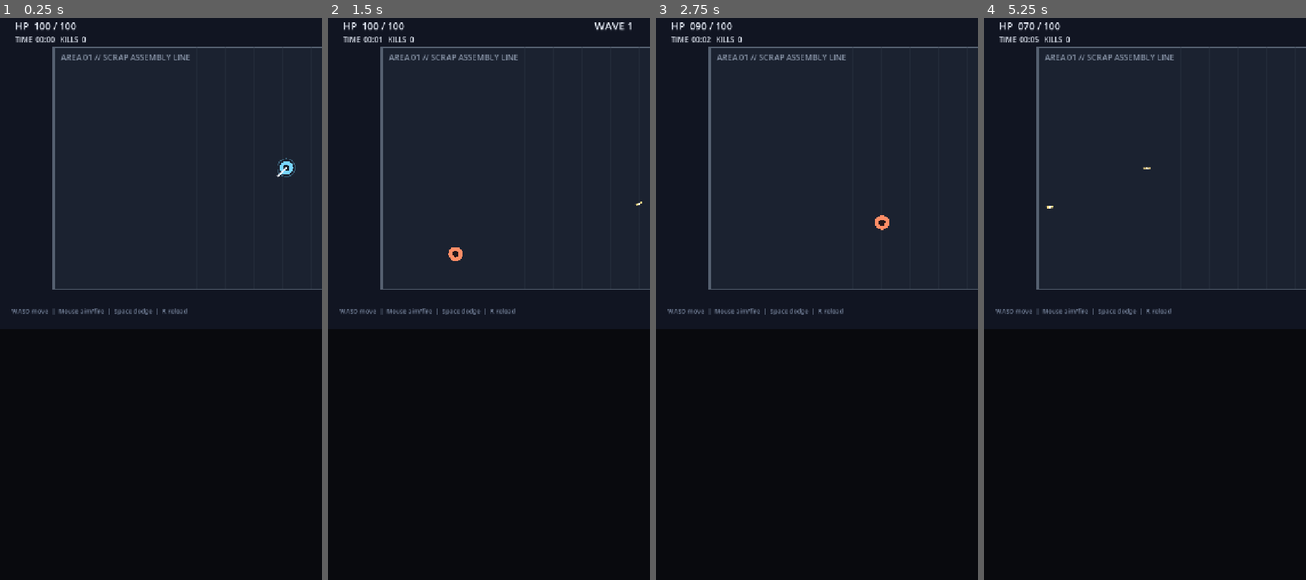
Above: before the commit, frames 1-4 (left to right).
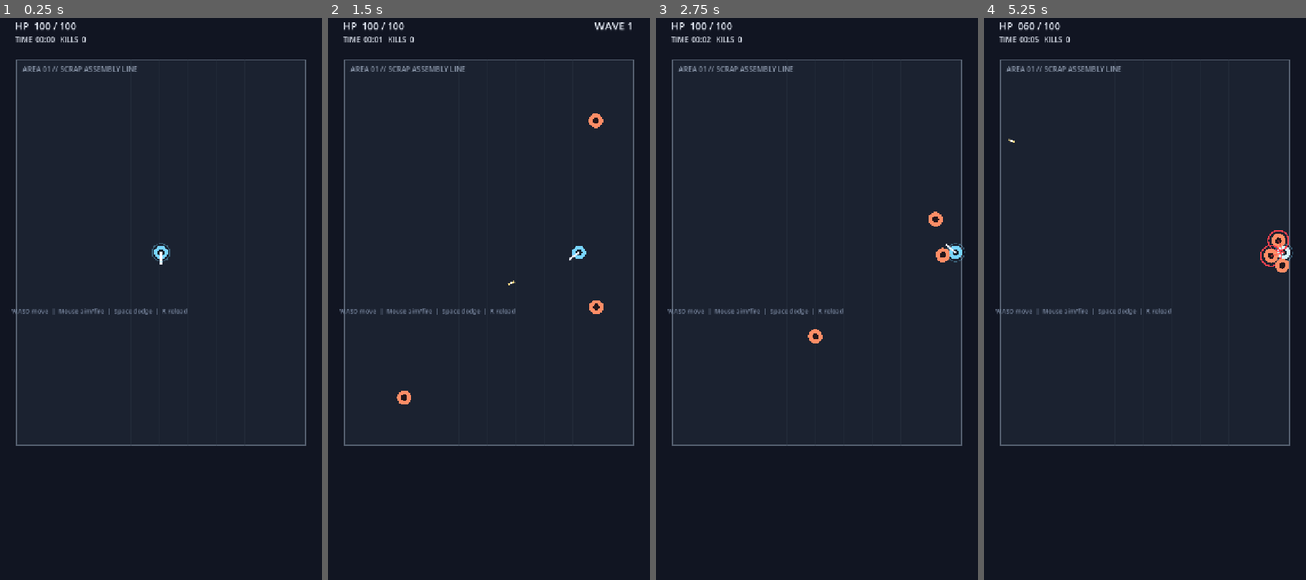
Above: after the commit, the same moments.

Repository: donly987647-max/Topdown-roguelite
Game: Godot game, scene res://scenes/main.tscn
The game is run twice, just before and just after one commit, with the same random seed, the same clock (stepped at 60 frames per second) and the same inputs.
Inputs (mouse positions are in pixels of both pictures, inside the frame that each line leads up to):
- Up to frame 1 (0.25 s): no input
- Up to frame 2 (1.5 s): tap Enter at 0.5 s; move the mouse to (559, 265) at 0.52 s; hold D 0.53-1.25 s; tap R at 0.6 s; click (559, 265) at 0.67 s; tap Space at 0.77 s; drag from (424, 321) to (472, 405) at 1.27 s
- Up to frame 3 (2.75 s): move the mouse to (849, 169) at 2.02 s; hold D from 2.03 s (still down); tap R at 2.1 s
- Up to frame 4 (5.25 s): release D at 2.75 s; drag from (1128, 405) to (1048, 209) at 2.77 s; move the mouse to (1241, 377) at 3.52 s; hold A 3.53-4.25 s; tap R at 3.6, 5.1 s; tap Space at 3.77 s; drag from (1048, 209) to (1096, 147) at 4.27 s; move the mouse to (1161, 293) at 5.02 s; hold S from 5.03 s (still down); click (1161, 293) at 5.17 s

The runs differ from the first frame. In frame 1, 21% of the frame differs, in the area x 4-100%, y 5-77%; in frame 2, 21%; in frame 3, 21%; in frame 4, 21%, in the area x 4-100%, y 0-77%.

Commit message:
Make combat arena responsive for portrait phones

Diff:
--- a/scripts/main.gd
+++ b/scripts/main.gd
@@ -5,7 +5,12 @@
 const HUDScript = preload("res://scripts/ui/hud.gd")
 const MobileControlsScript = preload("res://scripts/ui/mobile_controls.gd")
 
-const ARENA := Rect2(120.0, 90.0, 1040.0, 540.0)
+const SIDE_MARGIN := 36.0
+const TOP_MARGIN := 118.0
+const CONTROL_ZONE_HEIGHT := 300.0
+const MIN_ARENA_HEIGHT := 620.0
+
+var arena := Rect2()
 var player: CharacterBody2D
 var director: Node
 var hud: CanvasLayer
@@ -14,15 +19,16 @@
 func _ready() -> void:
     process_mode = Node.PROCESS_MODE_ALWAYS
     GameManager.reset_run()
+    arena = _calculate_arena()
     _build_world_bounds()
 
     player = PlayerScript.new()
-    player.position = ARENA.get_center()
+    player.position = arena.get_center()
     add_child(player)
 
     director = EncounterDirectorScript.new()
     add_child(director)
-    director.configure(player, ARENA)
+    director.configure(player, arena)
 
     hud = HUDScript.new()
     add_child(hud)
@@ -43,28 +49,36 @@
 func _mobile_controls_enabled() -> bool:
     return OS.has_feature("mobile") or DisplayServer.is_touchscreen_available()
 
+func _calculate_arena() -> Rect2:
+    var viewport_size := get_viewport().get_visible_rect().size
+    var width := maxf(480.0, viewport_size.x - SIDE_MARGIN * 2.0)
+    var available_height := viewport_size.y - TOP_MARGIN - CONTROL_ZONE_HEIGHT
+    var height := maxf(MIN_ARENA_HEIGHT, available_height)
+    return Rect2(Vector2((viewport_size.x - width) * 0.5, TOP_MARGIN), Vector2(width, height))
+
 func _draw() -> void:
-    draw_rect(Rect2(Vector2.ZERO, Vector2(1280, 720)), Color("111522"), true)
-    draw_rect(ARENA, Color("1b2230"), true)
-    draw_rect(ARENA, Color("556070"), false, 3.0)
+    var viewport_size := get_viewport().get_visible_rect().size
+    draw_rect(Rect2(Vector2.ZERO, viewport_size), Color("111522"), true)
+    draw_rect(arena, Color("1b2230"), true)
+    draw_rect(arena, Color("556070"), false, 3.0)
 
     var spacing := 64.0
-    var x := ARENA.position.x
-    while x <= ARENA.end.x:
-        draw_line(Vector2(x, ARENA.position.y), Vector2(x, ARENA.end.y), Color(0.18, 0.22, 0.28, 0.32), 1.0)
+    var x := arena.position.x
+    while x <= arena.end.x:
+        draw_line(Vector2(x, arena.position.y), Vector2(x, arena.end.y), Color(0.18, 0.22, 0.28, 0.32), 1.0)
         x += spacing
-    var y := ARENA.position.y
-    while y <= ARENA.end.y:
-        draw_line(Vector2(ARENA.position.x, y), Vector2(ARENA.end.x, y), Color(0.18, 0.22, 0.28, 0.32), 1.0)
+    var y := arena.position.y
+    while y <= arena.end.y:
+        draw_line(Vector2(arena.position.x, y), Vector2(arena.end.x, y), Color(0.18, 0.22, 0.28, 0.32), 1.0)
         y += spacing
 
-    draw_string(ThemeDB.fallback_font, Vector2(ARENA.position.x + 16.0, ARENA.position.y + 30.0), "AREA 01 // SCRAP ASSEMBLY LINE", HORIZONTAL_ALIGNMENT_LEFT, -1, 18, Color("8995a8"))
+    draw_string(ThemeDB.fallback_font, Vector2(arena.position.x + 14.0, arena.position.y + 28.0), "AREA 01 // SCRAP ASSEMBLY LINE", HORIZONTAL_ALIGNMENT_LEFT, -1, 16, Color("8995a8"))
 
 func _build_world_bounds() -> void:
-    _add_wall(Vector2(ARENA.get_center().x, ARENA.position.y - 16.0), Vector2(ARENA.size.x + 64.0, 32.0))
-    _add_wall(Vector2(ARENA.get_center().x, ARENA.end.y + 16.0), Vector2(ARENA.size.x + 64.0, 32.0))
-    _add_wall(Vector2(ARENA.position.x - 16.0, ARENA.get_center().y), Vector2(32.0, ARENA.size.y))
-    _add_wall(Vector2(ARENA.end.x + 16.0, ARENA.get_center().y), Vector2(32.0, ARENA.size.y))
+    _add_wall(Vector2(arena.get_center().x, arena.position.y - 16.0), Vector2(arena.size.x + 64.0, 32.0))
+    _add_wall(Vector2(arena.get_center().x, arena.end.y + 16.0), Vector2(arena.size.x + 64.0, 32.0))
+    _add_wall(Vector2(arena.position.x - 16.0, arena.get_center().y), Vector2(32.0, arena.size.y))
+    _add_wall(Vector2(arena.end.x + 16.0, arena.get_center().y), Vector2(32.0, arena.size.y))
 
 func _add_wall(pos: Vector2, size: Vector2) -> void:
     var wall := StaticBody2D.new()
